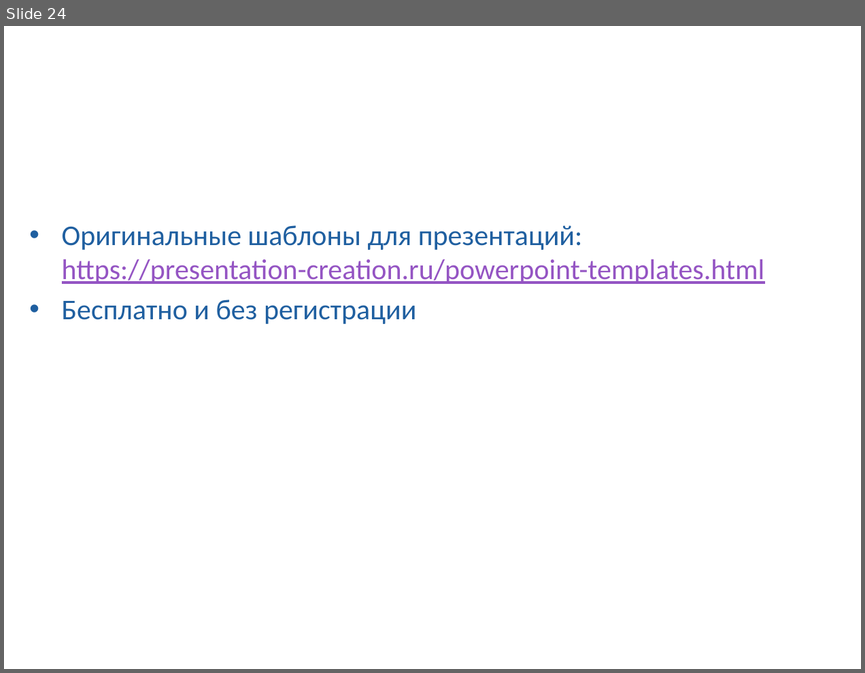
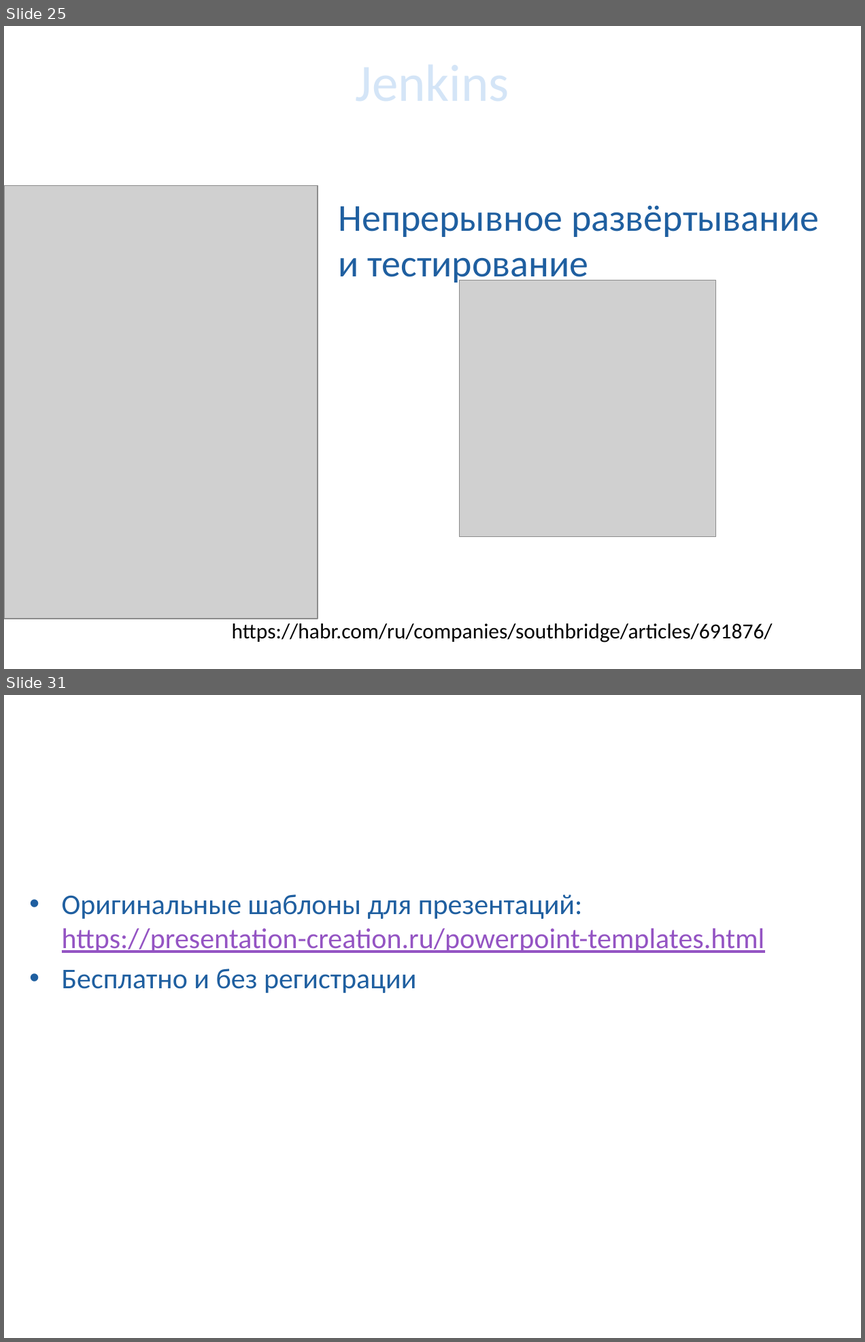
Before and after one commit to SkibaSAY/Doclad_Sniffers, a slide deck: Доклад_Снифферы.pptx. Shown one above the other, each under a label of ours: slide 24 before the commit, slides 25 and 31 after it; the slides between them are not shown. The pictures are 865x673 and 865x1342 pixels, drawn with LibreOffice and Linux fonts; fonts in the diff are those of the drawing; grey boxes stand for pictures; background and template pictures are left out. Boxes give left, top, right and bottom in pixels: in the first picture for what was removed or moved away, otherwise in the second. Text is boxed around its words. In the diff, an @@ line names an element or a change of style, - is before the commit and + after.

```diff
--- a/Доклад_Снифферы.pptx
+++ b/Доклад_Снифферы.pptx
@@ slide 25 added at (4, 26, 861, 669), background picture (left out) @@
@@ title added at (113, 26, 751, 134), 44 pt, text #D4E5F7 @@
+Jenkins
@@ picture added at (4, 185, 317, 618) @@
@@ text added at (338, 206, 819, 286), 32 pt, text #1F5FA0 @@
+• Непрерывное развёртывание и тестирование
@@ picture added at (459, 280, 715, 536) @@
@@ text added at (232, 623, 772, 642), 18 pt, text #000000 @@
+https://habr.com/ru/companies/southbridge/articles/691876/
@@ what was slide 24 is now slide 31 @@
```
Also in this commit, not shown: 19 slides changed, 9 other slides added, 3 slides removed, 1 other file.
